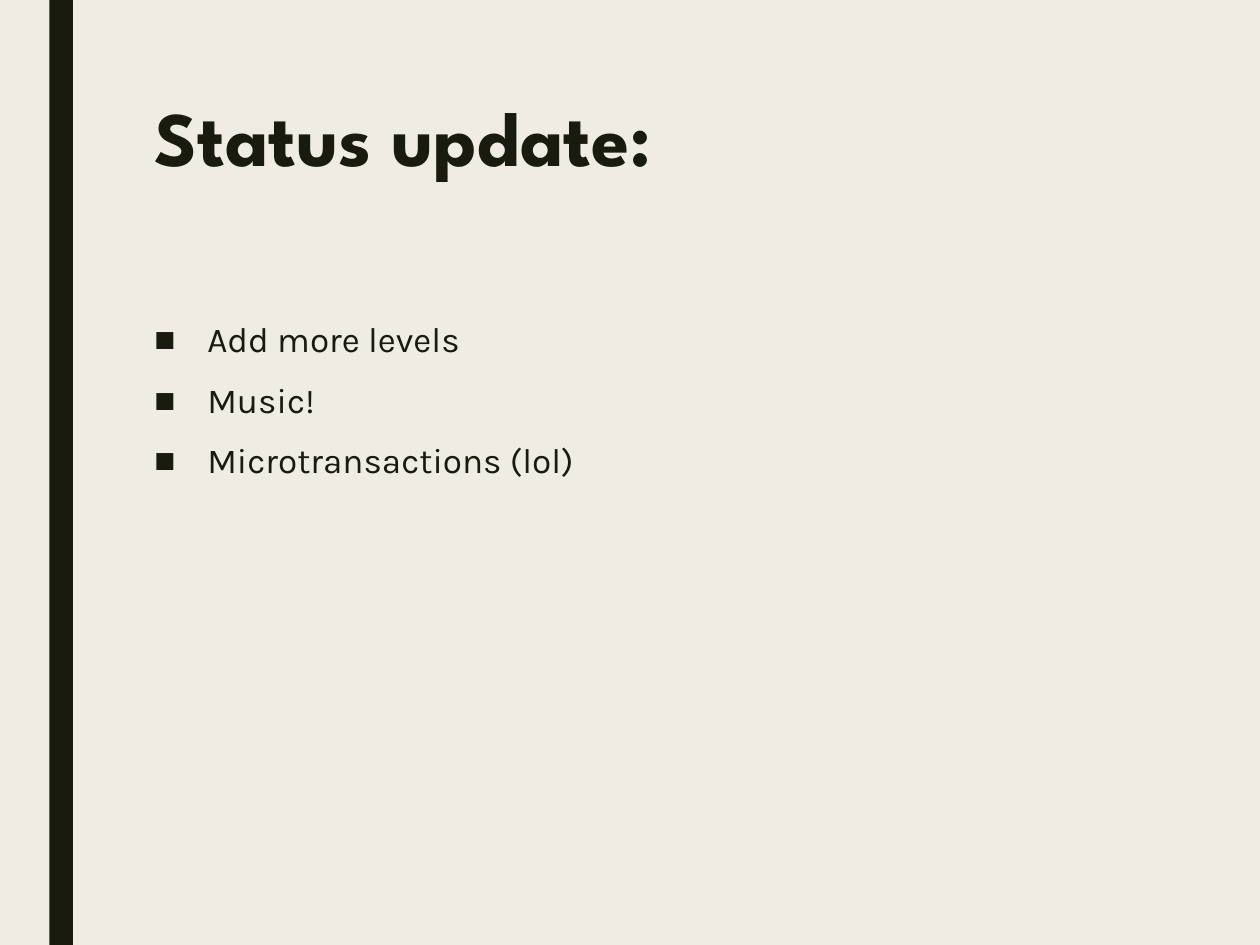
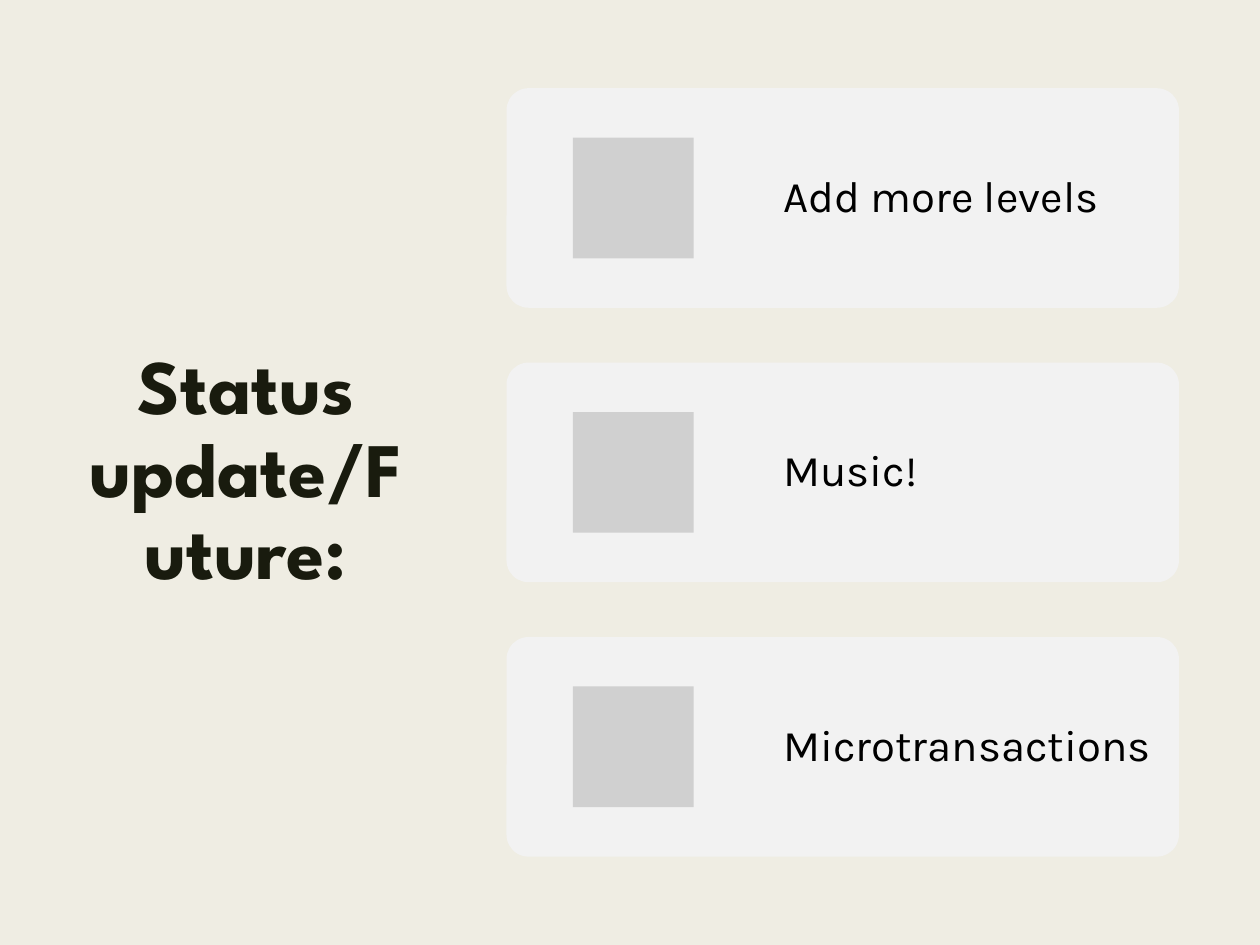
Before and after one commit to SamChami/Tongue-and-Cheek, a slide deck: slide 8 of docs/TongueAndCheek.pptx. Drawn at 1260x945 pixels with LibreOffice and Linux fonts; fonts in the diff are those of the drawing; grey boxes stand for pictures. Boxes give left, top, right and bottom in pixels: in the first picture for what was removed or moved away, otherwise in the second. Text is boxed around its words. In the diff, an @@ line names an element or a change of style, - is before the commit and + after.

```diff
--- a/docs/TongueAndCheek.pptx
+++ b/docs/TongueAndCheek.pptx
@@ rectangle added at (x1=0, y1=0, x2=1260, y2=945), fill #EFEDE3 @@
@@ title "Status update/Future:" at (x1=89, y1=362, x2=402, y2=513): vertical alignment top to middle @@
@@ text removed at (x1=207, y1=328, x2=574, y2=477) @@
-■ Add more levels
-■ Music!
-■ Microtransactions (lol)
@@ title at (x1=89, y1=362, x2=402, y2=513): text changed @@
-Status update:
+Status update/Future:
@@ group added at (x1=507, y1=88, x2=1179, y2=857): 3 rounded rectangles, 3 pictures, 3 texts @@
+Add more levels
+Music!
+Microtransactions
```
Also in this commit, not shown: 7 other slides changed, 1 slide added, 1 slide removed.
